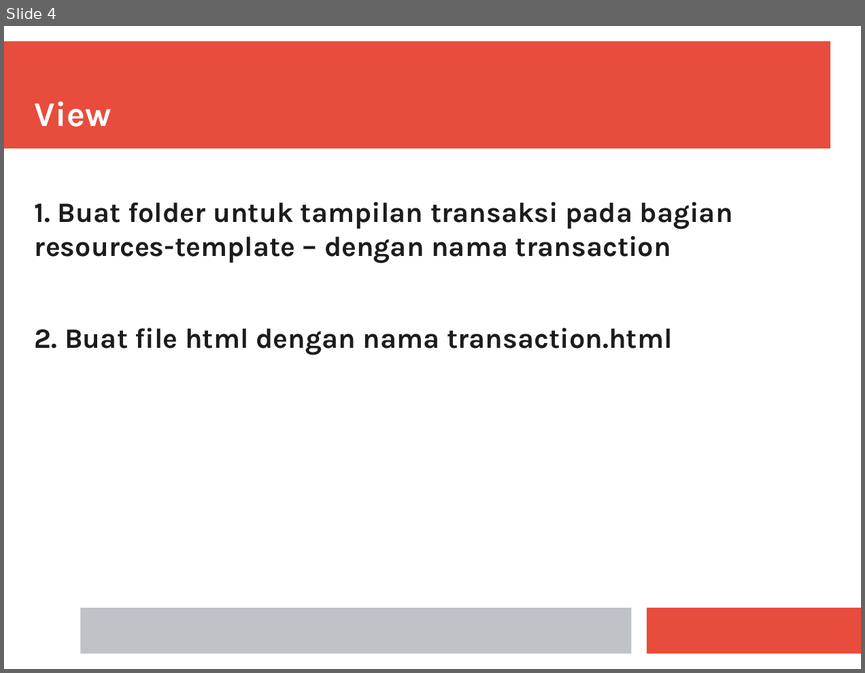
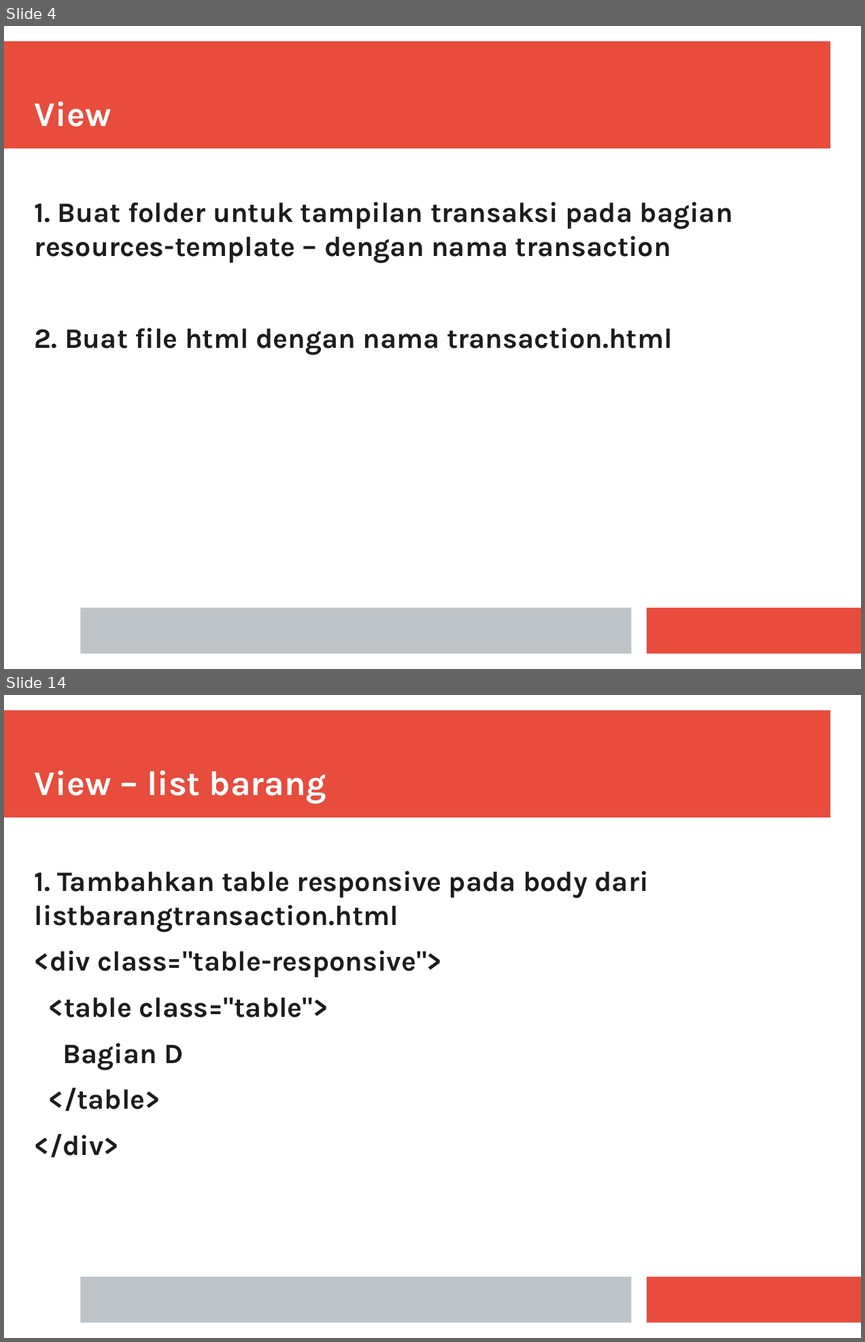
Before and after one commit to farouksyah/javatechnology198, a slide deck: docs/TransactionGuidances.pptx. Shown one above the other, each under a label of ours: slide 4 before the commit, slides 4 and 14 after it; the slides between them are not shown. The pictures are 865x673 and 865x1342 pixels, drawn with LibreOffice and Linux fonts; fonts in the diff are those of the drawing. Boxes give left, top, right and bottom in pixels: in the first picture for what was removed or moved away, otherwise in the second. Text is boxed around its words. In the diff, an @@ line names an element or a change of style, - is before the commit and + after.

```diff
--- a/docs/TransactionGuidances.pptx
+++ b/docs/TransactionGuidances.pptx
@@ slide 14 added at box(4, 695, 861, 1338), background #FFFFFF; not listed: 3 template elements that a slide beside it also shows @@
@@ text added at box(35, 770, 326, 803), 32 pt, text #FFFFFF, bold @@
+View – list barang
@@ text added at box(35, 870, 649, 1157), 26 pt, text #1C1C1C, bold @@
+1. Tambahkan table responsive pada body dari listbarangtransaction.html
+<div class="table-responsive">
+<table class="table">
+Bagian D
+</table>
+</div>
```
Also in this commit, not shown: 1 slide changed, 10 other slides added, 4 slides removed, 1 other file.
